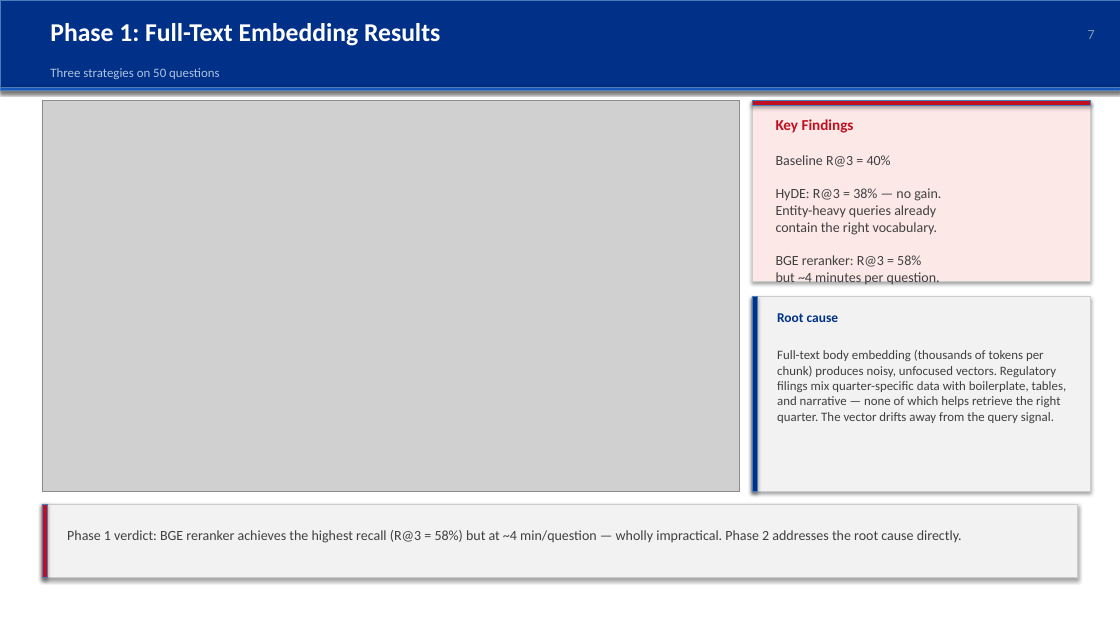
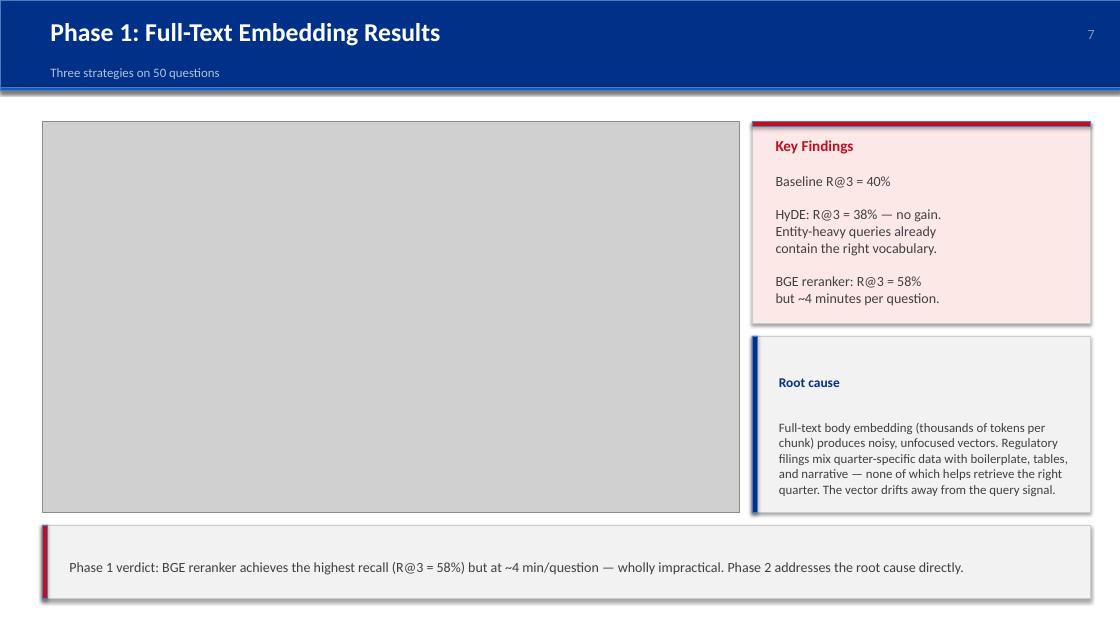
Before and after one commit to nandypi/Group-6-DS-and-AI-Lab-Project, a slide deck: slide 7 of Slides/DSAI_Team_6_Final_Presentation.pptx. Drawn at 1120x630 pixels with LibreOffice and Linux fonts; fonts in the diff are those of the drawing; grey boxes stand for pictures. Boxes give left, top, right and bottom in pixels: in the first picture for what was removed or moved away, otherwise in the second. Text is boxed around its words. In the diff, an @@ line names an element or a change of style, - is before the commit and + after.

```diff
--- a/Slides/DSAI_Team_6_Final_Presentation.pptx
+++ b/Slides/DSAI_Team_6_Final_Presentation.pptx
@@ rectangle resized from (x1=752, y1=101, x2=1091, y2=281) to (x1=752, y1=122, x2=1091, y2=323) @@
@@ text "Key Findings" moved from (x1=776, y1=119, x2=854, y2=133) to (x1=776, y1=140, x2=854, y2=154) @@
@@ text "Baseline R@3 = 40%" moved from (x1=776, y1=155, x2=941, y2=285) to (x1=776, y1=176, x2=941, y2=306) @@
@@ rectangle resized from (x1=752, y1=297, x2=1091, y2=492) to (x1=752, y1=336, x2=1091, y2=513) @@
@@ rectangle resized from (x1=752, y1=297, x2=758, y2=492) to (x1=752, y1=336, x2=758, y2=513) @@
@@ text "Root cause" moved from (x1=777, y1=313, x2=838, y2=322) to (x1=779, y1=378, x2=839, y2=387) @@
@@ text "Full-text body embedding (thousands of ..." moved from (x1=777, y1=350, x2=1067, y2=423) to (x1=779, y1=423, x2=1068, y2=496) @@
@@ 2 rectangles, 1 picture moved together from (x1=42, y1=101, x2=1091, y2=578) to (x1=42, y1=122, x2=1091, y2=599) @@
@@ rectangle resized from (x1=42, y1=504, x2=1078, y2=578) to (x1=42, y1=525, x2=1091, y2=599) @@
@@ text "Phase 1 verdict: BGE reranker ..." moved from (x1=67, y1=530, x2=962, y2=543) to (x1=69, y1=562, x2=964, y2=575) @@
```
Also in this commit, not shown: 9 other slides changed.
